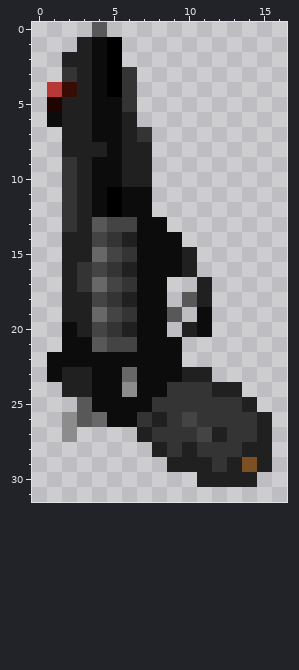
One commit to this pixel-art sprite: Resources/Weapons_Compilation/ClassicWeapons/bigob_Judge.png. Above, as it was before the edit.
The file is 32x48 pixels. Shown: x 0..16, y 0..31.
After:
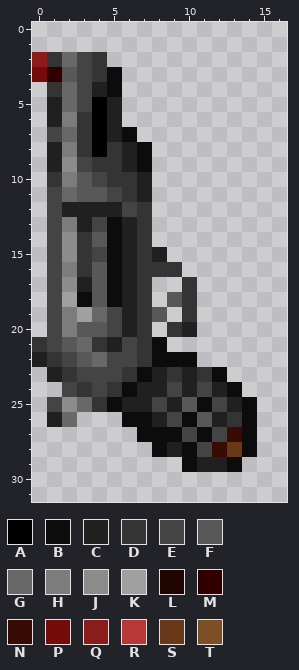
Palette (. is transparent): A #000000  B #0c0c0c  C #202020  D #343434  E #444444  F #585858  G #686868  H #7c7c7c  J #8c8c8c  K #a0a0a0  L #200400  M #300000  N #380c04  P #740c0c  Q #8c1c1c  R #b83838  S #683818  T #7c5024
From the commit log: New Kludge sprite (by Brain_322)
Change:
Changed rows in their new state; - is an unchanged pixel.
first column x 0:
 0 ----.-----------
 1 ---...----------
 2 QDGED.----------
 3 PMFEDB.---------
 4 -DGECB.---------
 5 -CGEAC.---------
 6 -CHDAC.---------
 7 -EGDACB.--------
 8 -CHDAD-B--------
 9 -CJEDD-B--------
10 -DHFEDD---------
11 -EGFFEDC--------
12 -EC-CCED--------
13 -EH-EBCD.-------
14 -EJDFB-D..------
15 -EJDEBCDC..-----
16 -EH-FB-DDD.-----
17 -EJCFBCD.-D.----
18 -EKBFB-D.FD.----
19 -EHK--CDF.D.----
20 -EHFFE-D.D-.----
21 DEFGDC-D-.------
22 CDEFGEED--B-----
23 -CDEEED-CD-DB---
24 --EDEDBCCECE-B--
25 -EJGD-CCECFBECB-
26 -CG...-B-EBFC-B.
27 --.----BBBEBENB.
28 --------BCBENSB.
29 ---------.B-CB..
30 -----------....-
